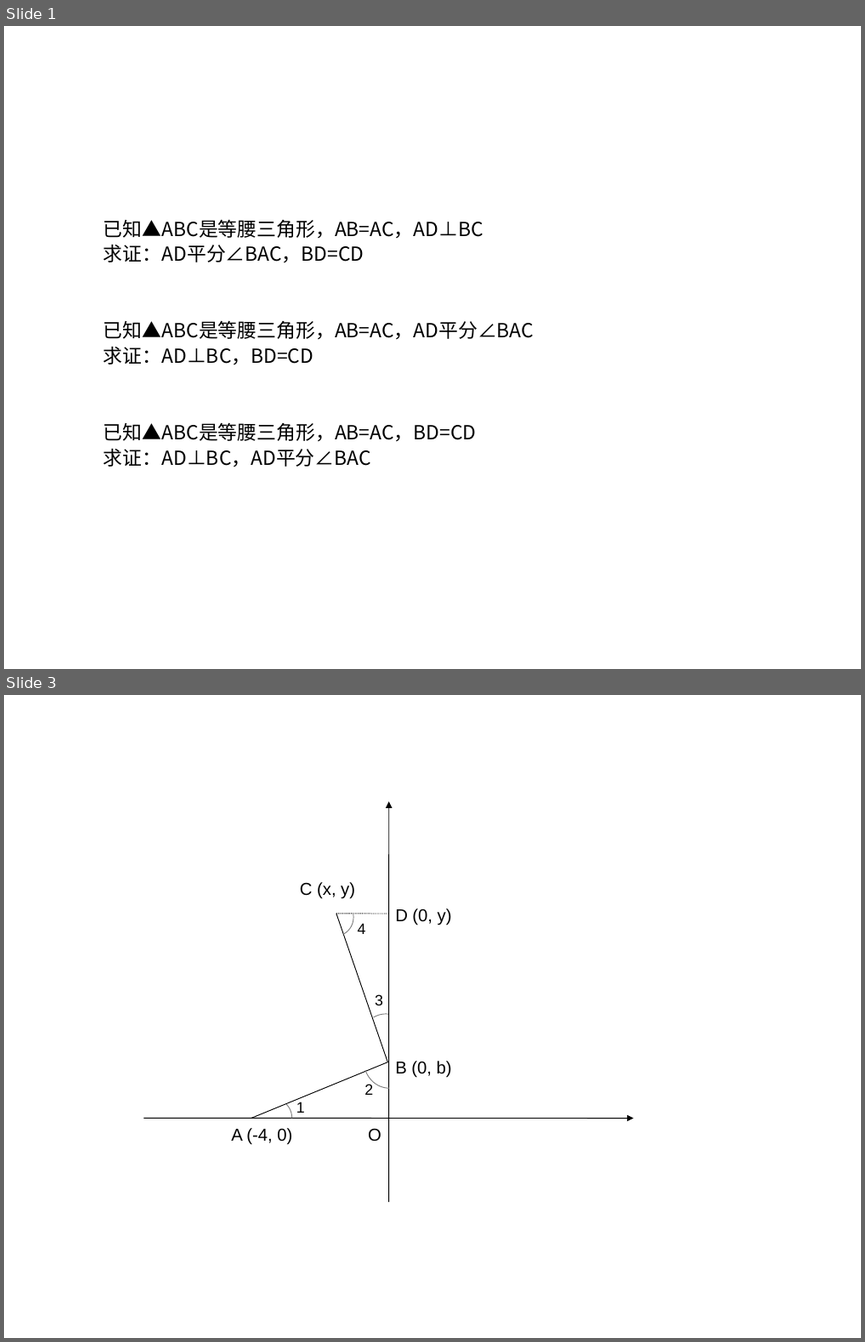
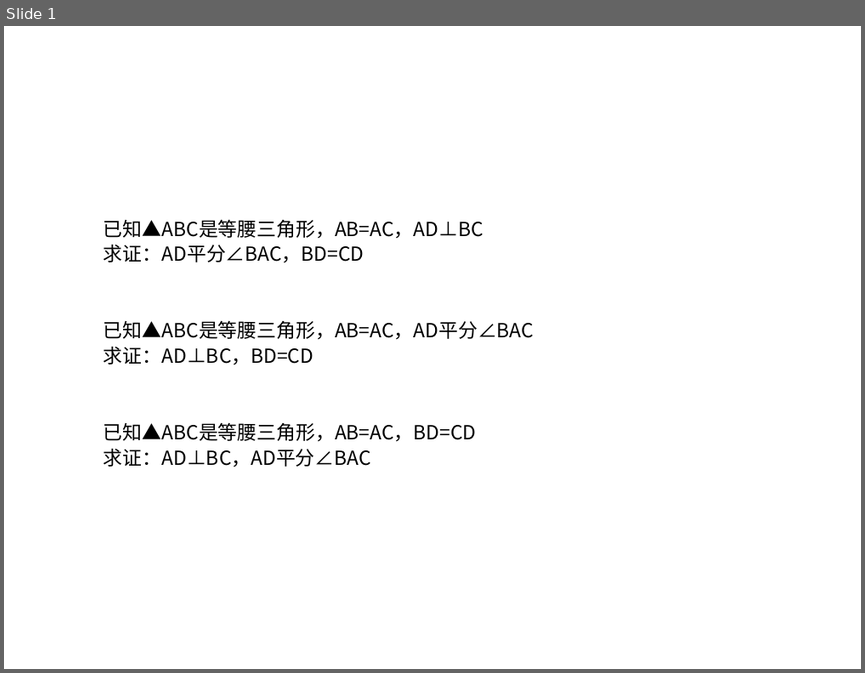
Before and after one commit to ericzhang/english-math, a slide deck: math/grade-7-下/7下数学北师大版-unit-4-三角形/7年级北师大版数学下册-unit-4-三角形-作业-3.ppt. Shown one above the other, each under a label of ours: slides 1 and 3 before the commit, slide 1 after it; the slides between them are not shown. The pictures are 865x1342 and 865x673 pixels, drawn with LibreOffice and Linux fonts; fonts in the diff are those of the drawing. Boxes give left, top, right and bottom in pixels: in the first picture for what was removed or moved away, otherwise in the second. Text is boxed around its words. In the diff, an @@ line names an element or a change of style, - is before the commit and + after.

Commit message:
update

```diff
--- a/math/grade-7-下/7下数学北师大版-unit-4-三角形/7年级北师大版数学下册-unit-4-三角形-作业-3.ppt
+++ b/math/grade-7-下/7下数学北师大版-unit-4-三角形/7年级北师大版数学下册-unit-4-三角形-作业-3.ppt
@@ slide 3 removed at <box>4,695,861,1338</box>, background #FFFFFF @@
@@ arrow removed from (389, 1202) to (389, 801) @@
@@ text removed at <box>300,882,355,899</box> @@
-C (x, y)
@@ line removed from (388, 1062) to (336, 913) @@
@@ line removed from (336, 913) to (388, 913) @@
@@ freeform shape removed at <box>343,914,353,935</box> @@
@@ text removed at <box>358,923,366,934</box> @@
-4
@@ text removed at <box>395,908,452,925</box> @@
-D (0, y)
@@ text removed at <box>375,994,383,1005</box> @@
-3
@@ freeform shape removed at <box>373,1014,388,1017</box> @@
@@ line removed from (251, 1118) to (388, 1062) @@
@@ freeform shape removed at <box>365,1070,390,1088</box> @@
@@ text removed at <box>395,1061,452,1077</box> @@
-B (0, b)
@@ text removed at <box>296,1101,305,1112</box> @@
-1
@@ text removed at <box>364,1083,373,1095</box> @@
-2
@@ arrow removed from (144, 1118) to (634, 1118) @@
@@ text removed at <box>231,1128,292,1145</box> @@
-A (-4, 0)
@@ freeform shape removed at <box>286,1104,291,1118</box> @@
@@ text removed at <box>368,1129,381,1141</box> @@
-O
```
Also in this commit, not shown: 1 other slide removed.
